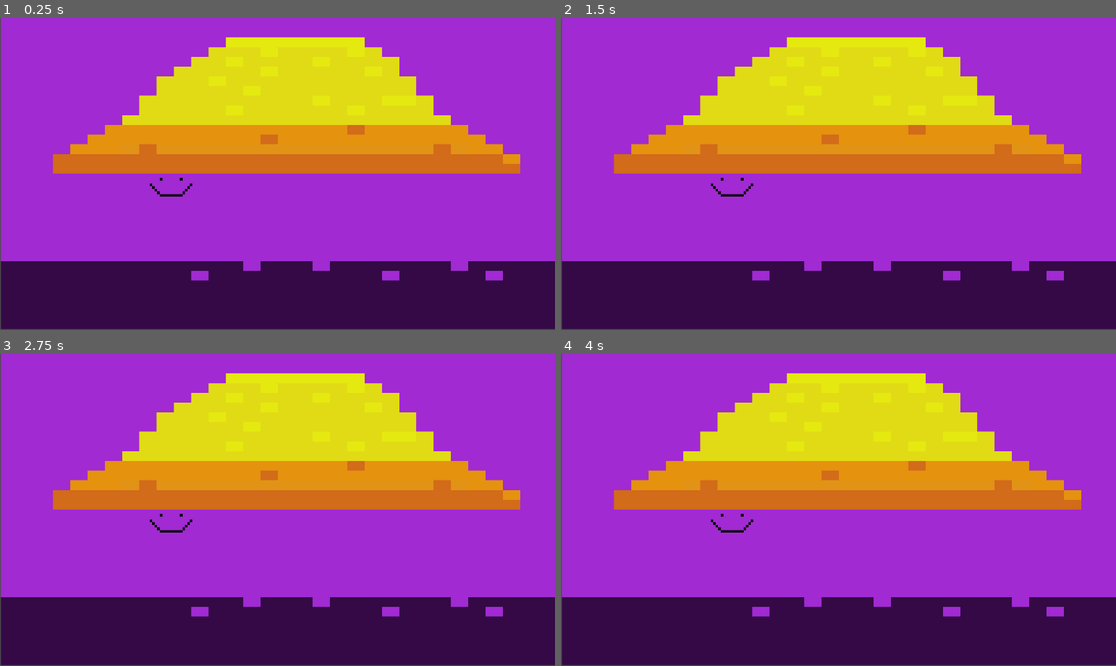
Above: before the commit, frames 1-4 (two rows, left to right).
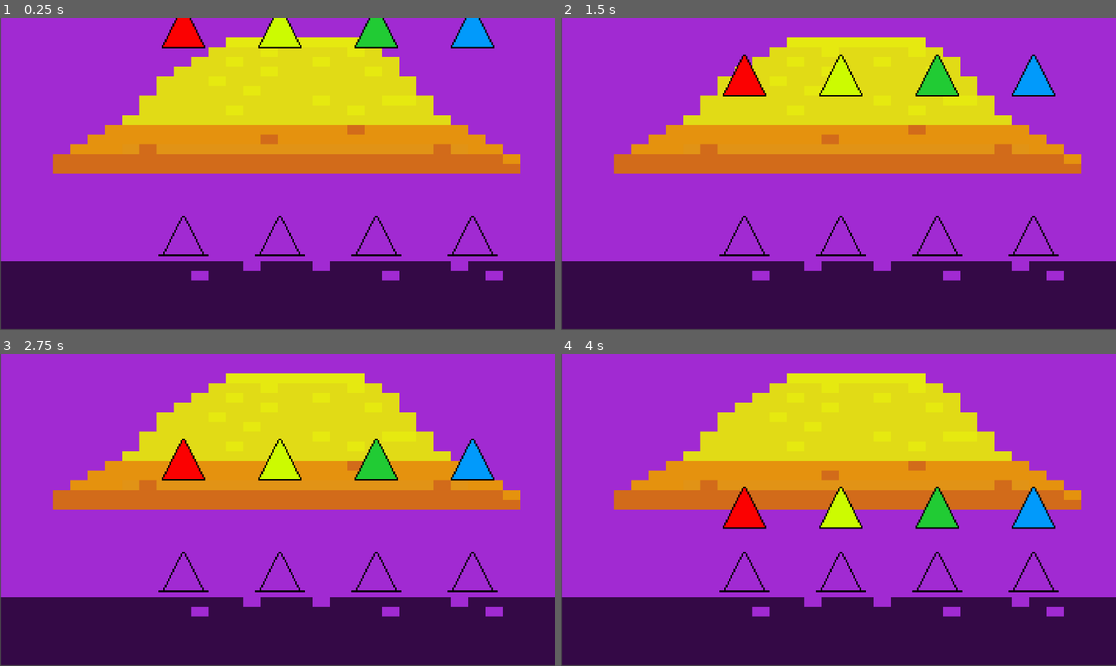
Above: after the commit, the same moments.

Repository: Gus-Kruz/projeto-bixarada
Game: Godot game, scene res://node_2d.tscn
Two runs of this game, one before a commit and one after it. Both use one fixed random seed, a clock stepped at 60 frames per second and the inputs below. The project has no main scene, so this scene is started directly.
Inputs:
- Up to frame 1 (0.25 s): no input
- Up to frame 2 (1.5 s): no input
- Up to frame 3 (2.75 s): no input
- Up to frame 4 (4 s): no input

The runs differ from the first frame. In frame 1, 2.8% of the frame differs, in the area x 26-90%, y 0-77%; in frame 2, 3.1%; in frame 3, 3.1%, in the area x 26-90%, y 27-77%; in frame 4, 3.1%.

Commit message:
criei todas as notas e os espaços para clicar nelas. Por enquanto as notas só deslizam na tela

Diff:
--- a/node_2d.tscn
+++ b/node_2d.tscn
@@ -1,23 +1,90 @@
-[gd_scene format=3 uid="uid://bcyltrhx2tevw"]
+[gd_scene format=3 uid="uid://c8tty3o0yql8e"]
 
 [ext_resource type="Texture2D" uid="uid://cxa5ym0nv4csb" path="res://imagens/Background_teste.png" id="1_0e48y"]
-[ext_resource type="Texture2D" uid="uid://c0s6s2d1naje7" path="res://imagens/New Piskel-1.png.png" id="2_epypp"]
+[ext_resource type="Script" uid="uid://lt62708rmgbf" path="res://teste.gd" id="2_epypp"]
+[ext_resource type="Texture2D" uid="uid://mdvfjjb00vom" path="res://imagens/nota_amarela.png" id="3_0hol4"]
+[ext_resource type="Texture2D" uid="uid://cee042oatk0ad" path="res://imagens/espaço_clicar_nota.png" id="4_0hol4"]
+[ext_resource type="Script" uid="uid://15h078tu631n" path="res://nota_vermelha.gd" id="5_kdubu"]
+[ext_resource type="Texture2D" uid="uid://dnmih7uc6t6ww" path="res://imagens/nota_vermalha.png" id="6_d21ai"]
+[ext_resource type="Script" uid="uid://crg3elyjqdvpa" path="res://nota_verde.gd" id="7_d21ai"]
+[ext_resource type="Texture2D" uid="uid://cesk43txfx6y5" path="res://imagens/nota_verde.png" id="8_ir8iy"]
+[ext_resource type="Script" uid="uid://do3vsrs2q16ah" path="res://nota_azul.gd" id="9_hqns4"]
+[ext_resource type="Texture2D" uid="uid://cd1l7nakbrmv3" path="res://imagens/nota_azul.png" id="10_x0ka3"]
 
 [node name="Node2D" type="Node2D" unique_id=29245868]
 
-[node name="Area2D" type="Area2D" parent="." unique_id=740530563]
+[node name="background" type="Area2D" parent="." unique_id=740530563]
 
-[node name="Sprite2D" type="Sprite2D" parent="Area2D" unique_id=1130002752]
+[node name="sprite_background" type="Sprite2D" parent="background" unique_id=1130002752]
 texture_filter = 3
 position = Vector2(576.99994, 323)
 scale = Vector2(35.9375, 20.1875)
 texture = ExtResource("1_0e48y")
 
-[node name="CharacterBody2D" type="CharacterBody2D" parent="." unique_id=1118436189]
-position = Vector2(285, 333)
+[node name="nota_amarela" type="CharacterBody2D" parent="." unique_id=1118436189]
+position = Vector2(581, 1)
+script = ExtResource("2_epypp")
 
-[node name="Sprite2D" type="Sprite2D" parent="CharacterBody2D" unique_id=969411188]
+[node name="sprite_nota_amarela" type="Sprite2D" parent="nota_amarela" unique_id=969411188]
 texture_filter = 3
-position = Vector2(67.5, 44.000008)
-scale = Vector2(5.21875, 5.5624995)
-texture = ExtResource("2_epypp")
+scale = Vector2(3.219, 3.219)
+texture = ExtResource("3_0hol4")
+
+[node name="teclado_amarelo" type="CharacterBody2D" parent="." unique_id=400470515]
+texture_filter = 3
+position = Vector2(581, 456)
+
+[node name="sprite_teclado_amarelo" type="Sprite2D" parent="teclado_amarelo" unique_id=1480187889]
+scale = Vector2(3.219, 3.219)
+texture = ExtResource("4_0hol4")
+
+[node name="nota_vermelha" type="CharacterBody2D" parent="." unique_id=664431660]
+position = Vector2(381, 1)
+script = ExtResource("5_kdubu")
+
+[node name="sprite_nota_vermelha" type="Sprite2D" parent="nota_vermelha" unique_id=1911545464]
+texture_filter = 3
+scale = Vector2(3.219, 3.219)
+texture = ExtResource("6_d21ai")
+
+[node name="teclado_vermelho" type="CharacterBody2D" parent="." unique_id=1008875293]
+position = Vector2(381, 456)
+
+[node name="sprite_teclado_vermelho" type="Sprite2D" parent="teclado_vermelho" unique_id=168926482]
+texture_filter = 3
+scale = Vector2(3.219, 3.219)
+texture = ExtResource("4_0hol4")
+
+[node name="nota_verde" type="CharacterBody2D" parent="." unique_id=129216733]
+position = Vector2(781, 1)
+script = ExtResource("7_d21ai")
+
+[node name="sprite_nota_verde" type="Sprite2D" parent="nota_verde" unique_id=366580483]
+texture_filter = 3
+scale = Vector2(3.219, 3.219)
+texture = ExtResource("8_ir8iy")
+
+[node name="teclado_verde" type="CharacterBody2D" parent="." unique_id=1156070782]
+position = Vector2(781, 456)
+
+[node name="sprite_teclado_verde" type="Sprite2D" parent="teclado_verde" unique_id=1783108050]
+texture_filter = 3
+scale = Vector2(3.219, 3.219)
+texture = ExtResource("4_0hol4")
+
+[node name="nota_azul" type="CharacterBody2D" parent="." unique_id=659208862]
+position = Vector2(981, 1)
+script = ExtResource("9_hqns4")
+
+[node name="sprite_nota_azul" type="Sprite2D" parent="nota_azul" unique_id=1464357065]
+texture_filter = 3
+scale = Vector2(3.219, 3.219)
+texture = ExtResource("10_x0ka3")
+
+[node name="teclado_azul" type="CharacterBody2D" parent="." unique_id=586355773]
+position = Vector2(981, 456)
+
+[node name="sprite_teclado_azul" type="Sprite2D" parent="teclado_azul" unique_id=1266659572]
+texture_filter = 3
+scale = Vector2(3.219, 3.219)
+texture = ExtResource("4_0hol4")
--- /dev/null
+++ b/nota_azul.gd
@@ -0,0 +1,10 @@
+extends CharacterBody2D
+
+
+const SPEED = 300.0
+const BPM = 80.0
+
+func _physics_process(delta: float) -> void:
+	position.y += BPM*delta
+
+	move_and_slide()
--- /dev/null
+++ b/nota_verde.gd
@@ -0,0 +1,10 @@
+extends CharacterBody2D
+
+
+const SPEED = 300.0
+const BPM = 80.0
+
+func _physics_process(delta: float) -> void:
+	position.y += BPM*delta
+
+	move_and_slide()
--- /dev/null
+++ b/nota_vermelha.gd
@@ -0,0 +1,10 @@
+extends CharacterBody2D
+
+
+const SPEED = 300.0
+const BPM = 80.0
+
+func _physics_process(delta: float) -> void:
+	position.y += BPM*delta
+
+	move_and_slide()
--- /dev/null
+++ b/teste.gd
@@ -0,0 +1,10 @@
+extends CharacterBody2D
+
+
+const SPEED = 300.0
+const BPM = 80.0
+
+func _physics_process(delta: float) -> void:
+	position.y += BPM*delta
+
+	move_and_slide()
Binary file added: imagens/espaço_clicar_nota.png
Not shown, added: imagens/espaço_clicar_nota.png.import
Not shown, added: nota_azul.gd.uid
Not shown, added: nota_verde.gd.uid
Not shown, added: nota_vermelha.gd.uid
Not shown, added: teste.gd.uid
